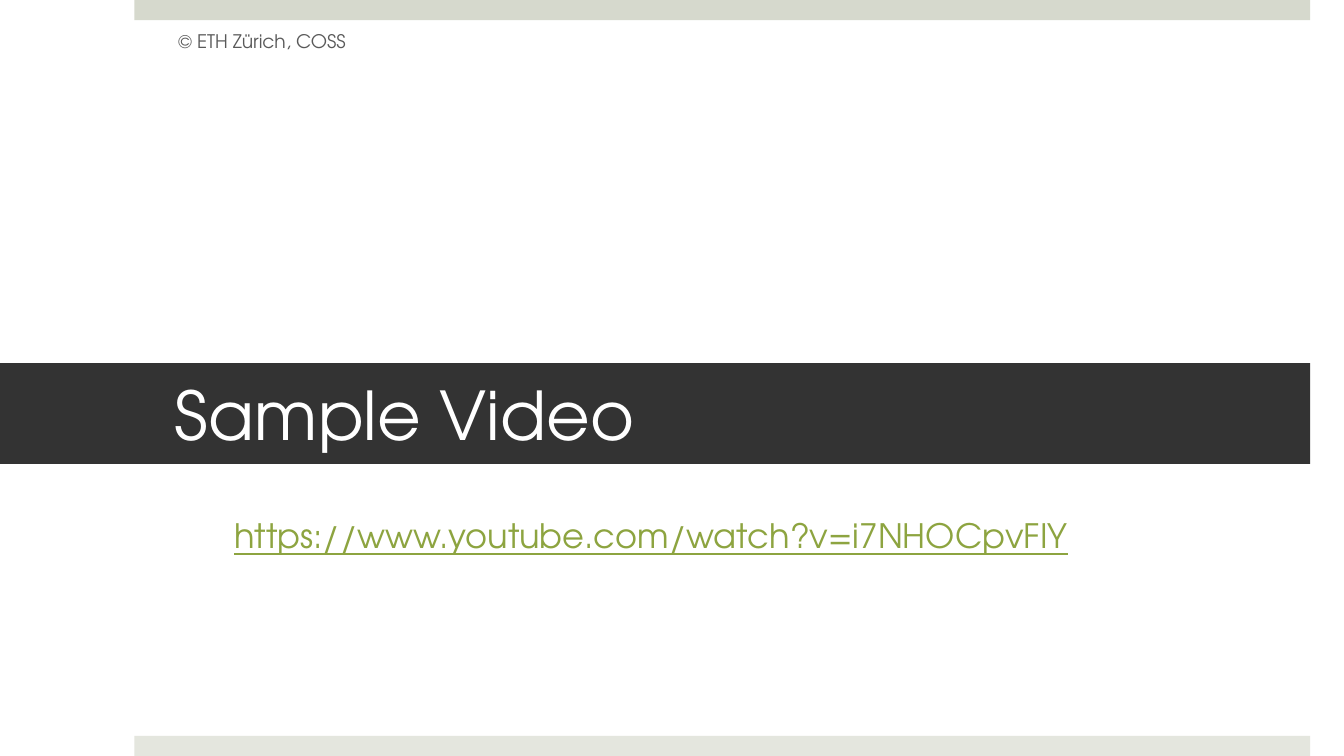
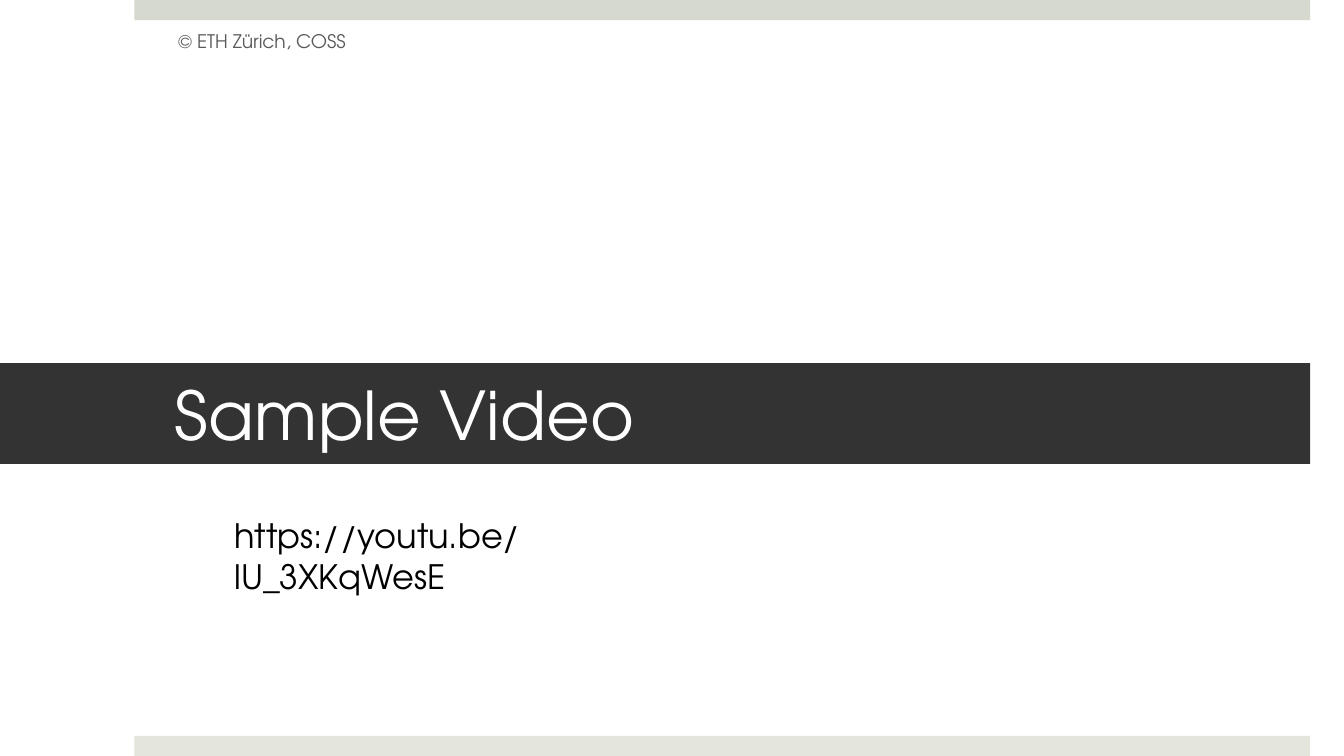
Before and after one commit to mistelip/SwarmPulse, a slide deck: slide 14 of Documents/presentation.pptx. Drawn at 1344x756 pixels with LibreOffice and Linux fonts; fonts in the diff are those of the drawing. Boxes give left, top, right and bottom in pixels: in the first picture for what was removed or moved away, otherwise in the second. Text is boxed around its words. In the diff, an @@ line names an element or a change of style, - is before the commit and + after.

```diff
--- a/Documents/presentation.pptx
+++ b/Documents/presentation.pptx
@@ text at <box>234,523,520,596</box>: text changed; text colour #8DA440 to #000000 @@
-https://www.youtube.com/watch?v=i7NHOCpvFIY
+https://youtu.be/lU_3XKqWesE
```
Also in this commit, not shown: 1 other slide changed, 3 other files.
